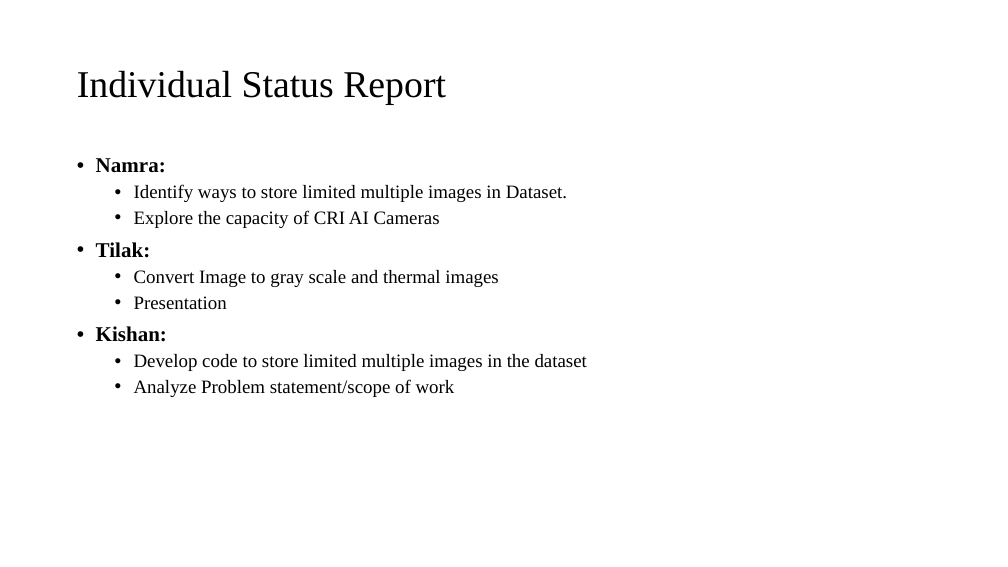
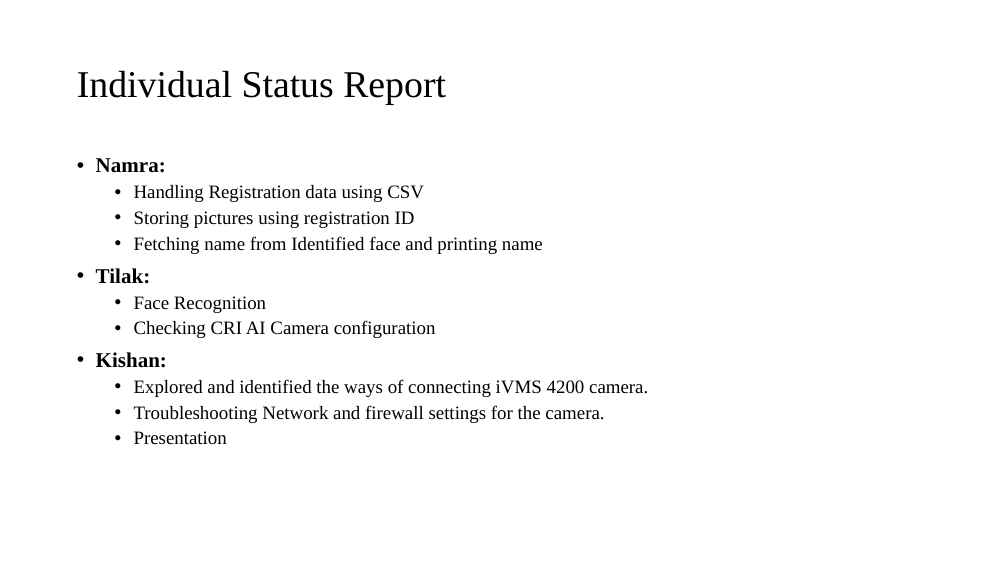
Before and after one commit to tilakpandya/Face_Recognition_Using_Thermal_Images, a slide deck: slide 7 of CRI AI Camaras.pptx (slide 6 before the commit). Drawn at 1008x567 pixels with LibreOffice and Linux fonts; fonts in the diff are those of the drawing; background and template pictures are left out. Boxes give left, top, right and bottom in pixels: in the first picture for what was removed or moved away, otherwise in the second. Text is boxed around its words. In the diff, an @@ line names an element or a change of style, - is before the commit and + after.

```diff
--- a/CRI AI Camaras.pptx
+++ b/CRI AI Camaras.pptx
@@ text at (x1=134, y1=185, x2=543, y2=254): text changed @@
-  • Identify ways to store limited multiple images in Dataset.
-  • Explore the capacity of CRI AI Cameras
+  • Handling Registration data using CSV
+  • Storing pictures using registration ID
+  • Fetching name from Identified face and printing name
@@ text at (x1=96, y1=296, x2=648, y2=423): text changed @@
-  • Convert Image to gray scale and thermal images
+  • Face Recognition
+  • Checking CRI AI Camera configuration
+• Kishan:
+  • Explored and identified the ways of connecting iVMS 4200 camera.
+  • Troubleshooting Network and firewall settings for the camera.
@@ text at (x1=96, y1=326, x2=587, y2=397): paragraphs removed @@
-• Kishan:
-  • Develop code to store limited multiple images in the dataset
-  • Analyze Problem statement/scope of work
```
Also in this commit, not shown: 4 other slides changed, 2 slides added, 1 slide removed, 2 other files.
